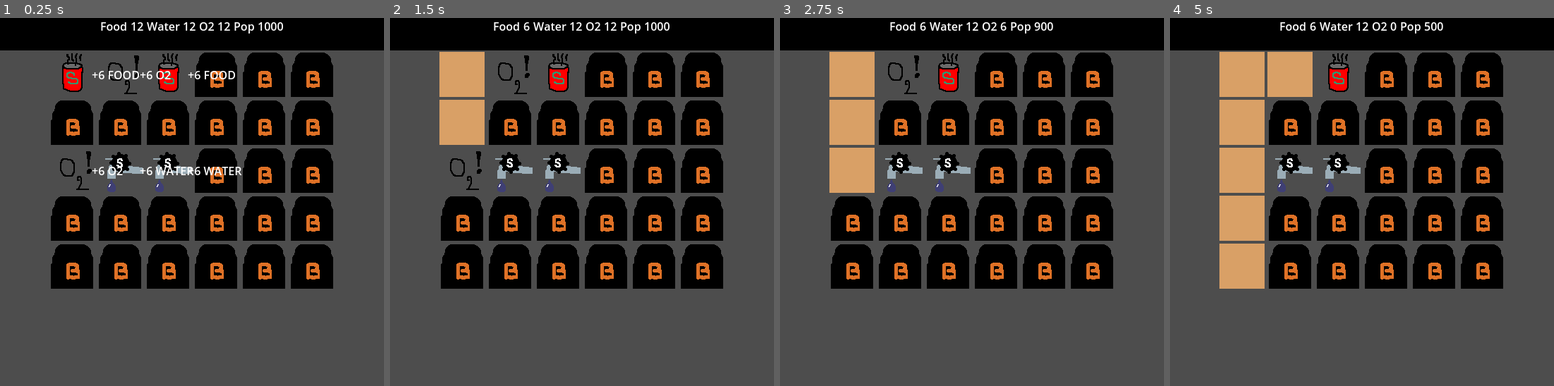
Above: before the commit, frames 1-4 (left to right).
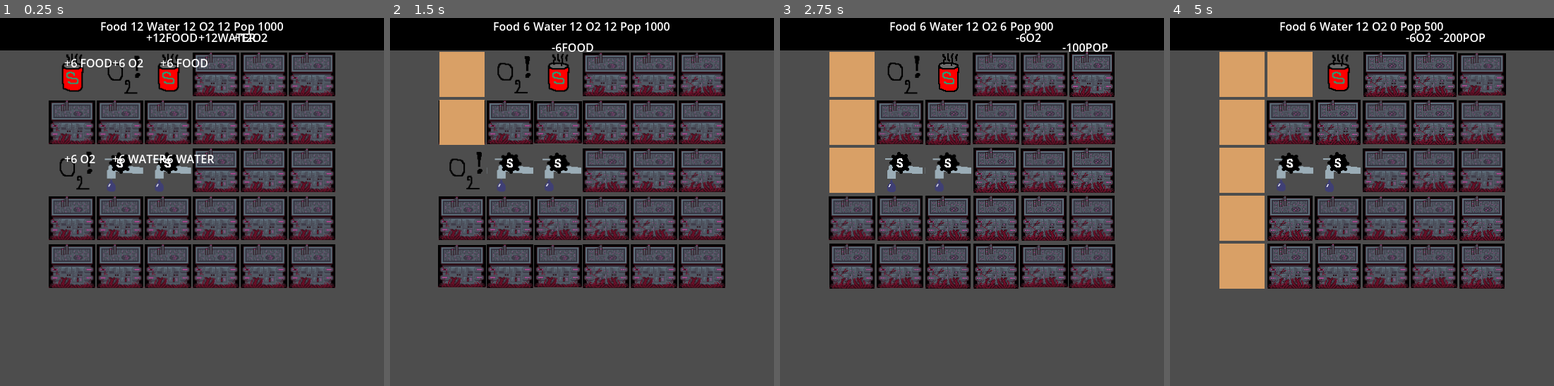
Above: after the commit, the same moments.

Repository: angeldustjdr/godot-wild-jam-2023
Game: Godot game, scene res://Main.tscn
Same seed, same stepped clock (60 frames per second), same inputs: the game is played once before the commit and once after it.
Inputs (mouse positions are in pixels of both pictures, inside the frame that each line leads up to):
- Up to frame 1 (0.25 s): no input
- Up to frame 2 (1.5 s): tap Enter (ui_accept) at 0.5, 0.77 s; move the mouse to (462, 73) at 0.52 s; click (462, 73) at 0.67 s; move the mouse to (462, 121) at 1.27 s; click (462, 121) at 1.42 s
- Up to frame 3 (2.75 s): tap Enter (ui_accept) at 1.52 s; move the mouse to (852, 168) at 2.02 s; click (852, 168) at 2.17 s
- Up to frame 4 (5 s): move the mouse to (1242, 216) at 2.77 s; click (1242, 216) at 2.92 s; tap Enter (ui_accept) at 3.02, 3.77, 4.52 s; move the mouse to (1242, 264) at 3.52 s; click (1242, 264) at 3.67 s; move the mouse to (1289, 73) at 4.27 s; click (1289, 73) at 4.42 s

The runs differ from the first frame. In frame 1, 35% of the frame differs, in the area x 12-88%, y 4-74%; in frame 2, 33%; in frame 3, 32%; in frame 4, 30%.

Commit message:
juicy labels

Diff:
--- a/scene/Empty.tscn
+++ b/scene/Empty.tscn
@@ -2,11 +2,12 @@
 
 [ext_resource type="PackedScene" uid="uid://8001k27dcfjx" path="res://scene/GenericBuilding.tscn" id="1_2foch"]
 [ext_resource type="Script" path="res://script/Empty.gd" id="2_mvp6a"]
-[ext_resource type="Texture2D" uid="uid://dang056fdot33" path="res://asset/sprite/empty.png" id="3_7tedk"]
+[ext_resource type="Texture2D" uid="uid://rkspxtg6jyne" path="res://asset/sheet/empty-sheet.png" id="3_31xh0"]
 
 [node name="Empty" instance=ExtResource("1_2foch")]
 script = ExtResource("2_mvp6a")
 description = "An empty space."
+playIdle = false
 
 [node name="Sprite" parent="." index="0"]
-texture = ExtResource("3_7tedk")
+texture = ExtResource("3_31xh0")
--- a/scene/Farm.tscn
+++ b/scene/Farm.tscn
@@ -2,7 +2,7 @@
 
 [ext_resource type="PackedScene" uid="uid://8001k27dcfjx" path="res://scene/GenericBuilding.tscn" id="1_4fp6f"]
 [ext_resource type="Script" path="res://script/Farm.gd" id="2_m277t"]
-[ext_resource type="Texture2D" uid="uid://bwkp6r7x60acx" path="res://asset/sprite/farm.png" id="3_60813"]
+[ext_resource type="Texture2D" uid="uid://sof7miy6o6wl" path="res://asset/sheet/farm-sheet.png" id="3_khlq3"]
 
 [node name="Farm" instance=ExtResource("1_4fp6f")]
 script = ExtResource("2_m277t")
@@ -13,6 +13,7 @@
 "POP": 0,
 "WATER": 0
 }
+playIdle = false
 
 [node name="Sprite" parent="." index="0"]
-texture = ExtResource("3_60813")
+texture = ExtResource("3_khlq3")
--- a/scene/GenericBuilding.tscn
+++ b/scene/GenericBuilding.tscn
@@ -1,7 +1,7 @@
 [gd_scene load_steps=9 format=3 uid="uid://8001k27dcfjx"]
 
-[ext_resource type="Texture2D" uid="uid://c7et5w7m7pb12" path="res://asset/sprite/generic_building.png" id="1_86arg"]
 [ext_resource type="Script" path="res://script/GenericBuilding.gd" id="1_v8jsb"]
+[ext_resource type="Texture2D" uid="uid://cwv7xdmk2wb87" path="res://asset/sheet/building1-sheet.png" id="2_ihrt5"]
 
 [sub_resource type="Shader" id="Shader_uoqyb"]
 code = "shader_type canvas_item;
@@ -17,75 +17,77 @@
 [sub_resource type="RectangleShape2D" id="RectangleShape2D_mllce"]
 size = Vector2(68, 68)
 
-[sub_resource type="Animation" id="Animation_nk3dw"]
-resource_name = "JuicyLabelPop"
+[sub_resource type="Animation" id="Animation_lhjvy"]
+resource_name = "idle"
+loop_mode = 1
 tracks/0/type = "value"
 tracks/0/imported = false
 tracks/0/enabled = true
-tracks/0/path = NodePath("JuicyLabel:visible")
+tracks/0/path = NodePath("Sprite:frame")
 tracks/0/interp = 1
 tracks/0/loop_wrap = true
 tracks/0/keys = {
-"times": PackedFloat32Array(0, 0.1, 0.9, 1),
-"transitions": PackedFloat32Array(1, 1, 1, 1),
+"times": PackedFloat32Array(0, 0.5, 1),
+"transitions": PackedFloat32Array(1, 1, 1),
 "update": 1,
-"values": [false, true, true, false]
+"values": [0, 1, 0]
 }
 tracks/1/type = "value"
 tracks/1/imported = false
 tracks/1/enabled = true
-tracks/1/path = NodePath("JuicyLabel:position")
+tracks/1/path = NodePath("Sprite:scale")
 tracks/1/interp = 1
 tracks/1/loop_wrap = true
 tracks/1/keys = {
-"times": PackedFloat32Array(0, 1),
-"transitions": PackedFloat32Array(0.307786, 0.000911165),
+"times": PackedFloat32Array(0, 0.5, 1),
+"transitions": PackedFloat32Array(1, 0.329877, 1),
 "update": 0,
-"values": [Vector2(45, 20), Vector2(75, -20)]
+"values": [Vector2(1, 1), Vector2(1.05, 0.95), Vector2(1, 1)]
 }
 
-[sub_resource type="Animation" id="Animation_n07sx"]
+[sub_resource type="Animation" id="Animation_5ipuh"]
 length = 0.001
 tracks/0/type = "value"
 tracks/0/imported = false
 tracks/0/enabled = true
-tracks/0/path = NodePath("JuicyLabel:visible")
+tracks/0/path = NodePath("Sprite:frame")
 tracks/0/interp = 1
 tracks/0/loop_wrap = true
 tracks/0/keys = {
 "times": PackedFloat32Array(0),
 "transitions": PackedFloat32Array(1),
 "update": 1,
-"values": [false]
+"values": [0]
 }
 tracks/1/type = "value"
 tracks/1/imported = false
 tracks/1/enabled = true
-tracks/1/path = NodePath("JuicyLabel:position")
+tracks/1/path = NodePath("Sprite:scale")
 tracks/1/interp = 1
 tracks/1/loop_wrap = true
 tracks/1/keys = {
 "times": PackedFloat32Array(0),
 "transitions": PackedFloat32Array(1),
 "update": 0,
-"values": [Vector2(45, 20)]
+"values": [Vector2(1, 1)]
 }
 
-[sub_resource type="AnimationLibrary" id="AnimationLibrary_5w5el"]
+[sub_resource type="AnimationLibrary" id="AnimationLibrary_ksdrg"]
 _data = {
-"JuicyLabelPop": SubResource("Animation_nk3dw"),
-"RESET": SubResource("Animation_n07sx")
+"RESET": SubResource("Animation_5ipuh"),
+"idle": SubResource("Animation_lhjvy")
 }
 
 [node name="GenericBuilding" type="Area2D"]
 material = SubResource("ShaderMaterial_32tqi")
 script = ExtResource("1_v8jsb")
 description = "A generic building."
+playIdle = true
 
 [node name="Sprite" type="Sprite2D" parent="."]
-position = Vector2(2, 2)
-texture = ExtResource("1_86arg")
-centered = false
+position = Vector2(34, 34)
+texture = ExtResource("2_ihrt5")
+hframes = 2
 
 [node name="CollisionShape2D" type="CollisionShape2D" parent="."]
 position = Vector2(34, 34)
@@ -98,18 +100,9 @@
 offset_bottom = 68.0
 mouse_filter = 1
 
-[node name="JuicyLabel" type="Label" parent="."]
-visible = false
-z_index = 10
-offset_left = 45.0
-offset_top = 20.0
-offset_right = 85.0
-offset_bottom = 46.0
-text = "++"
-
-[node name="AnimationPlayer" type="AnimationPlayer" parent="."]
+[node name="AnimationPlayerBuilding" type="AnimationPlayer" parent="."]
 libraries = {
-"": SubResource("AnimationLibrary_5w5el")
+"": SubResource("AnimationLibrary_ksdrg")
 }
 
 [connection signal="input_event" from="." to="." method="_on_input_event"]
--- /dev/null
+++ b/scene/JuicyLabel.tscn
@@ -0,0 +1,72 @@
+[gd_scene load_steps=6 format=3 uid="uid://dvwt2pd6xsvn7"]
+
+[ext_resource type="Script" path="res://script/JuicyLabel.gd" id="1_ls5gl"]
+
+[sub_resource type="Animation" id="Animation_nk3dw"]
+resource_name = "JuicyLabelPop"
+tracks/0/type = "value"
+tracks/0/imported = false
+tracks/0/enabled = true
+tracks/0/path = NodePath("JuicyLabel:position")
+tracks/0/interp = 1
+tracks/0/loop_wrap = true
+tracks/0/keys = {
+"times": PackedFloat32Array(0, 1),
+"transitions": PackedFloat32Array(0.307786, 0.000911165),
+"update": 0,
+"values": [Vector2(0, 0), Vector2(40, -35)]
+}
+
+[sub_resource type="Animation" id="Animation_n07sx"]
+length = 0.001
+tracks/0/type = "value"
+tracks/0/imported = false
+tracks/0/enabled = true
+tracks/0/path = NodePath("JuicyLabel:position")
+tracks/0/interp = 1
+tracks/0/loop_wrap = true
+tracks/0/keys = {
+"times": PackedFloat32Array(0),
+"transitions": PackedFloat32Array(1),
+"update": 0,
+"values": [Vector2(45, 20)]
+}
+
+[sub_resource type="Animation" id="Animation_k004l"]
+resource_name = "JuicyLabelPop_2"
+tracks/0/type = "value"
+tracks/0/imported = false
+tracks/0/enabled = true
+tracks/0/path = NodePath("JuicyLabel:position")
+tracks/0/interp = 1
+tracks/0/loop_wrap = true
+tracks/0/keys = {
+"times": PackedFloat32Array(0, 1),
+"transitions": PackedFloat32Array(0.307786, 0.000911165),
+"update": 0,
+"values": [Vector2(0, 0), Vector2(40, 30)]
+}
+
+[sub_resource type="AnimationLibrary" id="AnimationLibrary_5w5el"]
+_data = {
+"JuicyLabelPop": SubResource("Animation_nk3dw"),
+"JuicyLabelPop_2": SubResource("Animation_k004l"),
+"RESET": SubResource("Animation_n07sx")
+}
+
+[node name="JuicyLabel" type="Label"]
+z_index = 10
+offset_left = 40.0
+offset_top = 30.0
+offset_right = 80.0
+offset_bottom = 56.0
+text = "++"
+script = ExtResource("1_ls5gl")
+
+[node name="AnimationPlayerLabel" type="AnimationPlayer" parent="."]
+root_node = NodePath("../..")
+libraries = {
+"": SubResource("AnimationLibrary_5w5el")
+}
+
+[connection signal="animation_finished" from="AnimationPlayerLabel" to="." method="_on_animation_player_label_animation_finished"]
--- a/scene/SuperFoodGenerator.tscn
+++ b/scene/SuperFoodGenerator.tscn
@@ -1,7 +1,7 @@
 [gd_scene load_steps=3 format=3 uid="uid://dlapequk3cgrn"]
 
 [ext_resource type="PackedScene" uid="uid://8001k27dcfjx" path="res://scene/GenericBuilding.tscn" id="1_l28i7"]
-[ext_resource type="Texture2D" uid="uid://cmy2x616ckr6f" path="res://asset/sprite/superfood.png" id="2_7lk5o"]
+[ext_resource type="Texture2D" uid="uid://cto001atu7tqv" path="res://asset/sheet/superfood-sheet.png" id="2_s6svs"]
 
 [node name="SuperFood" instance=ExtResource("1_l28i7")]
 description = "Somehow it provides a lot of food."
@@ -13,4 +13,4 @@
 }
 
 [node name="Sprite" parent="." index="0"]
-texture = ExtResource("2_7lk5o")
+texture = ExtResource("2_s6svs")
--- a/scene/SuperO2Generator.tscn
+++ b/scene/SuperO2Generator.tscn
@@ -1,7 +1,7 @@
 [gd_scene load_steps=3 format=3 uid="uid://b4t1fdr1ilywi"]
 
 [ext_resource type="PackedScene" uid="uid://8001k27dcfjx" path="res://scene/GenericBuilding.tscn" id="1_65x5b"]
-[ext_resource type="Texture2D" uid="uid://b5v8muersd25k" path="res://asset/sprite/superO2.png" id="2_c1u7c"]
+[ext_resource type="Texture2D" uid="uid://bf41mjler7057" path="res://asset/sheet/superO2-sheet.png" id="2_23q8v"]
 
 [node name="SuperO2" instance=ExtResource("1_65x5b")]
 description = "Somehow it purifies the air."
@@ -13,4 +13,4 @@
 }
 
 [node name="Sprite" parent="." index="0"]
-texture = ExtResource("2_c1u7c")
+texture = ExtResource("2_23q8v")
--- a/scene/SuperWaterGenerator.tscn
+++ b/scene/SuperWaterGenerator.tscn
@@ -1,7 +1,7 @@
 [gd_scene load_steps=3 format=3 uid="uid://d3gm120uavfjx"]
 
 [ext_resource type="PackedScene" uid="uid://8001k27dcfjx" path="res://scene/GenericBuilding.tscn" id="1_4x0ar"]
-[ext_resource type="Texture2D" uid="uid://cb4mtckhb17vq" path="res://asset/sprite/superwater.png" id="2_5djf0"]
+[ext_resource type="Texture2D" uid="uid://bbc5glu15c2i8" path="res://asset/sheet/superwater-sheet.png" id="2_h0b01"]
 
 [node name="SuperWaterGenerator" instance=ExtResource("1_4x0ar")]
 description = "Somehow it provides a lot of water."
@@ -13,4 +13,4 @@
 }
 
 [node name="Sprite" parent="." index="0"]
-texture = ExtResource("2_5djf0")
+texture = ExtResource("2_h0b01")
--- a/scene/Tree.tscn
+++ b/scene/Tree.tscn
@@ -2,7 +2,7 @@
 
 [ext_resource type="PackedScene" uid="uid://8001k27dcfjx" path="res://scene/GenericBuilding.tscn" id="1_w1hx2"]
 [ext_resource type="Script" path="res://script/Tree.gd" id="2_sdvdm"]
-[ext_resource type="Texture2D" uid="uid://nbeurxj6784p" path="res://asset/sprite/tree.png" id="3_hbn72"]
+[ext_resource type="Texture2D" uid="uid://csndg3jfh248p" path="res://asset/sheet/tree-sheet.png" id="3_10po4"]
 
 [node name="Tree" instance=ExtResource("1_w1hx2")]
 script = ExtResource("2_sdvdm")
@@ -13,6 +13,7 @@
 "POP": 0,
 "WATER": 0
 }
+playIdle = false
 
 [node name="Sprite" parent="." index="0"]
-texture = ExtResource("3_hbn72")
+texture = ExtResource("3_10po4")
--- a/scene/Well.tscn
+++ b/scene/Well.tscn
@@ -2,7 +2,7 @@
 
 [ext_resource type="PackedScene" uid="uid://8001k27dcfjx" path="res://scene/GenericBuilding.tscn" id="1_day3t"]
 [ext_resource type="Script" path="res://script/Well.gd" id="2_5bo8q"]
-[ext_resource type="Texture2D" uid="uid://cd1pjbm678l6w" path="res://asset/sprite/well.png" id="3_ppyoo"]
+[ext_resource type="Texture2D" uid="uid://d0fcf2wgrd6fb" path="res://asset/sheet/well-sheet.png" id="3_8pt4o"]
 
 [node name="Well" instance=ExtResource("1_day3t")]
 script = ExtResource("2_5bo8q")
@@ -13,6 +13,7 @@
 "POP": 0,
 "WATER": 1
 }
+playIdle = false
 
 [node name="Sprite" parent="." index="0"]
-texture = ExtResource("3_ppyoo")
+texture = ExtResource("3_8pt4o")
--- a/script/GenericBuilding.gd
+++ b/script/GenericBuilding.gd
@@ -2,9 +2,7 @@
 class_name GenericBuilding
 
 @export_multiline var description:String
-
-var i
-var j
+@export var playIdle:bool
 
 @export var base_stat = {"POP" : 0,
 				"WATER" : 0,
@@ -15,13 +13,18 @@
 				"FOOD" : 0,
 				"O2" : 0}
 
+var i
+var j
+@onready var juicyLabel = load("res://scene/JuicyLabel.tscn")
+
 func _ready():
+	if playIdle:
+		$AnimationPlayerBuilding.speed_scale = randf_range(0.9,1.1)
+		$AnimationPlayerBuilding.play("idle")
 	RadioDiffusion.connect("updateTopUINeeded",updateTooltip)
 	updateTooltip()
 	var totStat = getTotalStat()
-	if totStat != null:
-		$JuicyLabel.text = totStat
-		$AnimationPlayer.play("JuicyLabelPop")
+	if totStat != null: popLabel(totStat)
 
 
 func _on_input_event(_viewport, event, _shape_idx):
@@ -53,3 +56,9 @@
 			if totalStat>0: plus="+"
 			TotalStat += "\n"+plus+str(totalStat)+" "+n
 	return TotalStat
+
+func popLabel(text):
+	var j = juicyLabel.instantiate()
+	j.playAnimation("UP")
+	j.text = text
+	add_child(j)
--- /dev/null
+++ b/script/JuicyLabel.gd
@@ -0,0 +1,8 @@
+extends Label
+
+func _on_animation_player_label_animation_finished(anim_name):
+	queue_free()
+
+func playAnimation(direction):
+	if direction=="UP" : $AnimationPlayerLabel.play("JuicyLabelPop")
+	if direction=="DOWN" : $AnimationPlayerLabel.play("JuicyLabelPop_2")
--- a/script/updateUI.gd
+++ b/script/updateUI.gd
@@ -1,9 +1,17 @@
 extends Label
 
 @export var ressourceType:String
+@onready var juicyLabel = load("res://scene/JuicyLabel.tscn")
 
 func _ready():
 	RadioDiffusion.connect("updateTopUINeeded",updateTopUI)
 
 func updateTopUI():
+	var modified = GameState.ressource[ressourceType] - int(self.text)
 	self.text = str(GameState.ressource[ressourceType])
+	if modified != 0 :
+		var j = juicyLabel.instantiate()
+		if modified>0 : j.text = "+"+str(modified)+ressourceType
+		else : j.text = str(modified)+ressourceType
+		j.playAnimation("DOWN")
+		add_child(j)
Binary file added: asset/sheet/building1-sheet.png
Not shown, added: asset/sheet/building1-sheet.png.import
Binary file added: asset/sheet/empty-sheet.png
Not shown, added: asset/sheet/empty-sheet.png.import
Binary file added: asset/sheet/farm-sheet.png
Not shown, added: asset/sheet/farm-sheet.png.import
Binary file added: asset/sheet/superO2-sheet.png
Not shown, added: asset/sheet/superO2-sheet.png.import
Binary file added: asset/sheet/superfood-sheet.png
Not shown, added: asset/sheet/superfood-sheet.png.import
Binary file added: asset/sheet/superwater-sheet.png
Not shown, added: asset/sheet/superwater-sheet.png.import
(and 9 more such lines)
